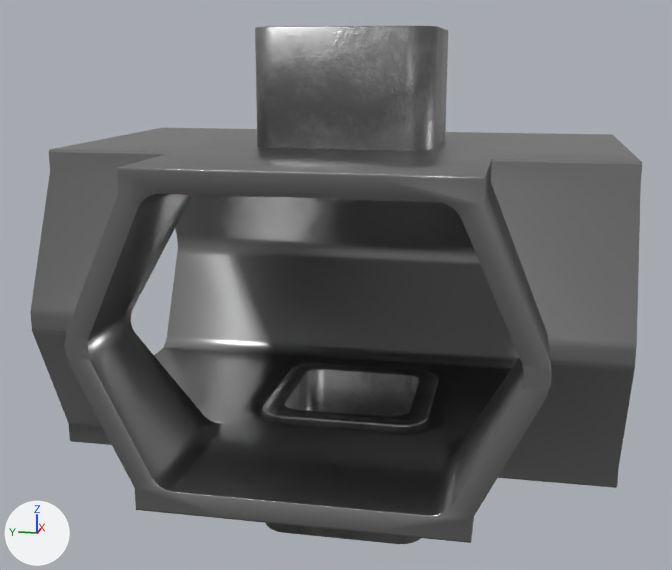
What one commit did to the Blender file Korridor.blend.
Rendered twice from a 50 mm lens placed at (-14.4, -2.57, 5.6), pointed at (-0.55, 0.2, 2.13). The lights are fixed; the arrows at lower left show +X, +Y and +Z. The same objects are shown in both versions, whatever each file hides.

In view in the first picture: 'Schacht_T-Stück_B_unten', 'Vertikal_Schacht', 'Vertikal_Schacht_oben'.
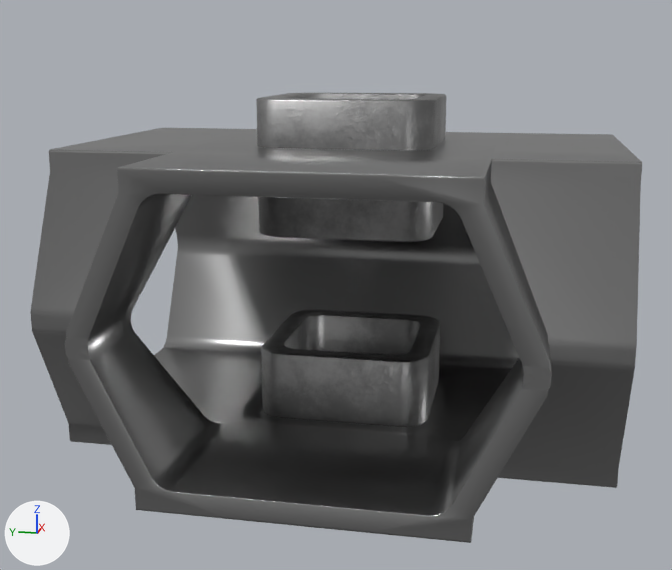
Edits to the bpy script that builds the scene:
```text
Change ob_vertikal_schacht:
    ob_vertikal_schacht.location: (0.0, 0.0, -0.8) -> (0.0, 0.0, 0.2)
Change ob_vertikal_schacht_oben:
    ob_vertikal_schacht_oben.location: (0.0, 0.0, 5.0) -> (0.0, 0.0, 4.0)
```

Boxes (x1, y1, x2, y2) around the edits, measured in the pictures (672 x 570 px):
'Vertikal_Schacht_oben', moved
    before: (255, 26, 448, 151)
    after: (256, 93, 446, 242)
'Vertikal_Schacht', moved
    before: (263, 363, 439, 544)
    after: (261, 310, 440, 427)
